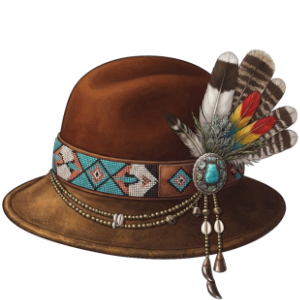
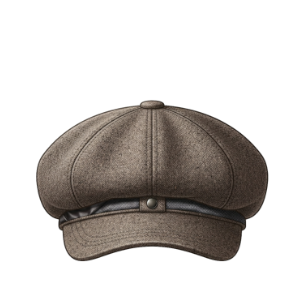
Two versions of the same layered image (w=300, h=300). Layer-by-layer changes:
hid "Копия Gemini_Generated_Image_ns9nylns9nylns9n.jpg", painted on it over [2,48,299,300]
showed "Копия Gemini_Generated_Image_zb0ajozb0ajozb0a.jpg", painted on it over [7,86,294,285]
